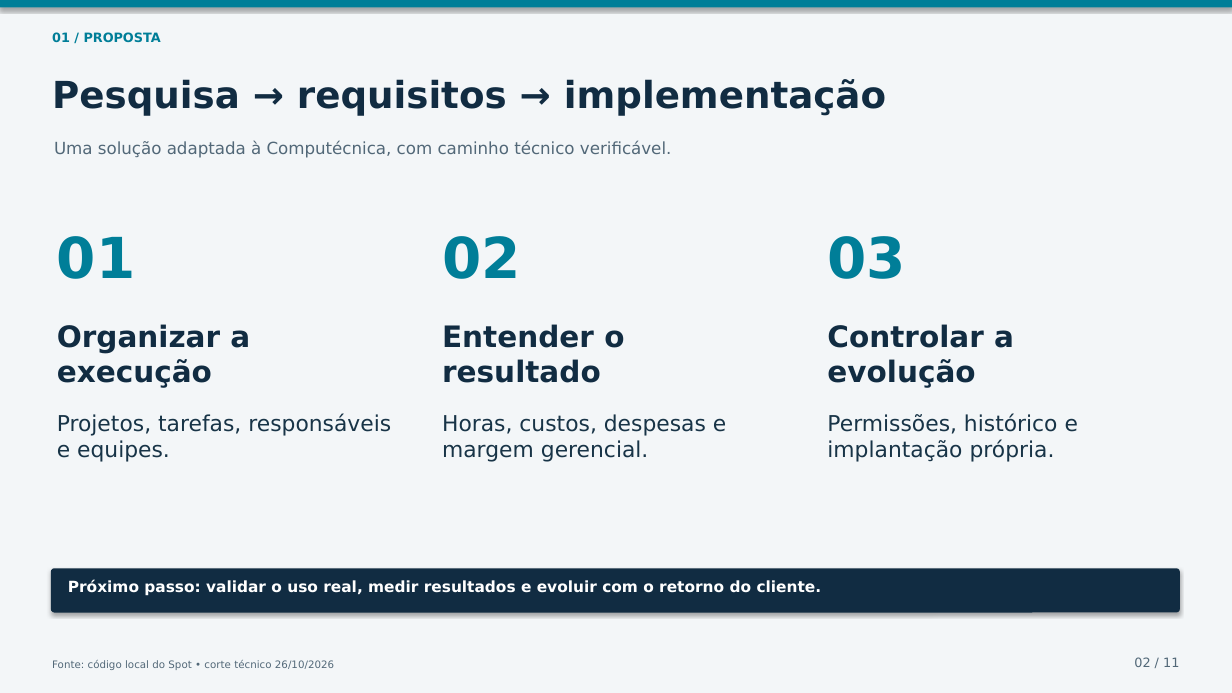
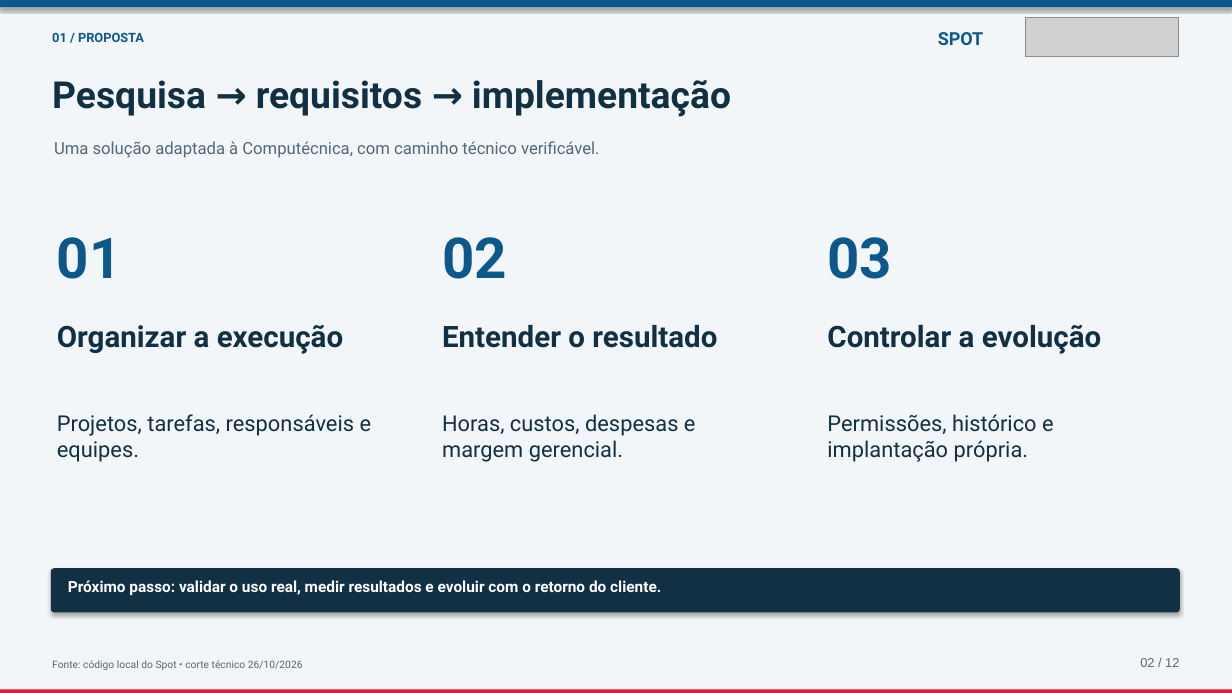
Before and after one commit to iamnotlittleprince/SPOT, a slide deck: slide 2 of docs/tcc/SPOT-Defesa-TCC-revisado.pptx. Drawn at 1232x693 pixels with LibreOffice and Linux fonts; fonts in the diff are those of the drawing; grey boxes stand for pictures. Boxes give left, top, right and bottom in pixels: in the first picture for what was removed or moved away, otherwise in the second. Text is boxed around its words. In the diff, an @@ line names an element or a change of style, - is before the commit and + after.

```diff
--- a/docs/tcc/SPOT-Defesa-TCC-revisado.pptx
+++ b/docs/tcc/SPOT-Defesa-TCC-revisado.pptx
@@ rectangle at [0,0,1232,7]: fill #007E98 to #0C588A @@
@@ picture added at [1026,18,1178,56] @@
@@ text added at [938,32,983,45], 14 pt, text #0C588A, bold @@
+SPOT
@@ font DejaVu Sans to Roboto, text colour #007E98 to #0C588A in 4 elements at [52,32,144,42], [57,237,122,279], [442,237,507,279], [827,237,892,279] @@
@@ font DejaVu Sans to Roboto, text colour #112C42 to #123044 in 4 elements at [52,80,731,117], [57,325,343,354], [442,325,717,348], [827,325,1101,354] @@
@@ font DejaVu Sans to Roboto, text colour #183447 to #123044 in 3 elements at [57,414,372,462], [442,414,696,462], [827,414,1054,462] @@
@@ rounded rectangle at [51,568,1180,613]: fill #112C42 to #123044 @@
@@ font DejaVu Sans to Roboto in 3 elements at [54,141,600,158], [52,660,303,670], [68,580,661,595] @@
@@ text at [1140,658,1179,667]: text changed; font DejaVu Sans to Arial @@
-02 / 11
+02 / 12
@@ rectangle added at [0,689,1232,693], fill #E31B36 @@
```
Also in this commit, not shown: 10 other slides changed, 1 slide added, 18 other files.
